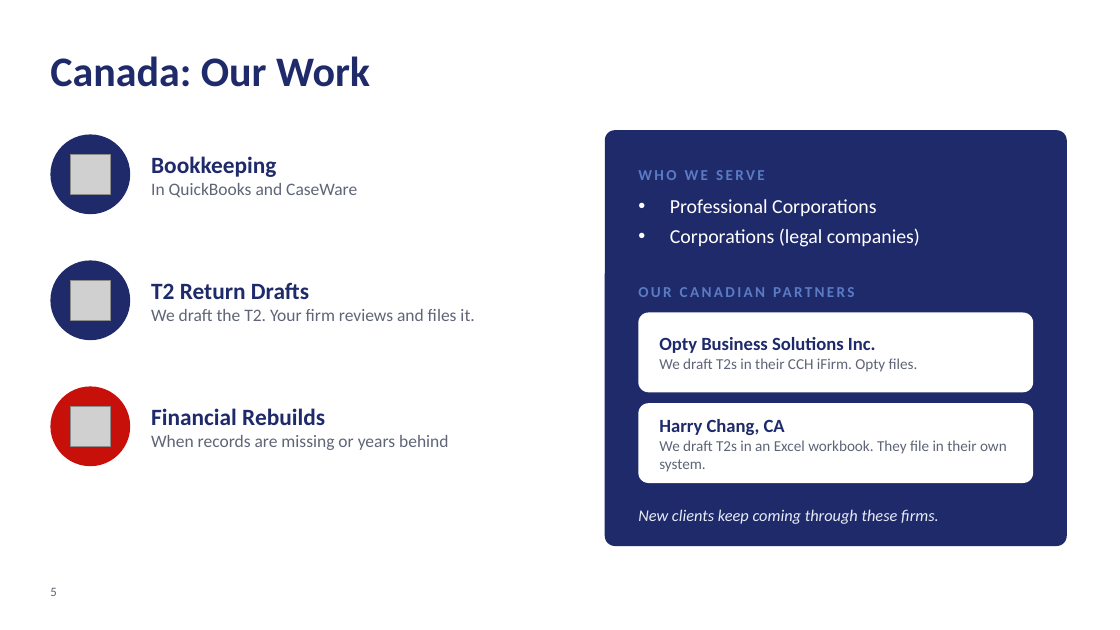
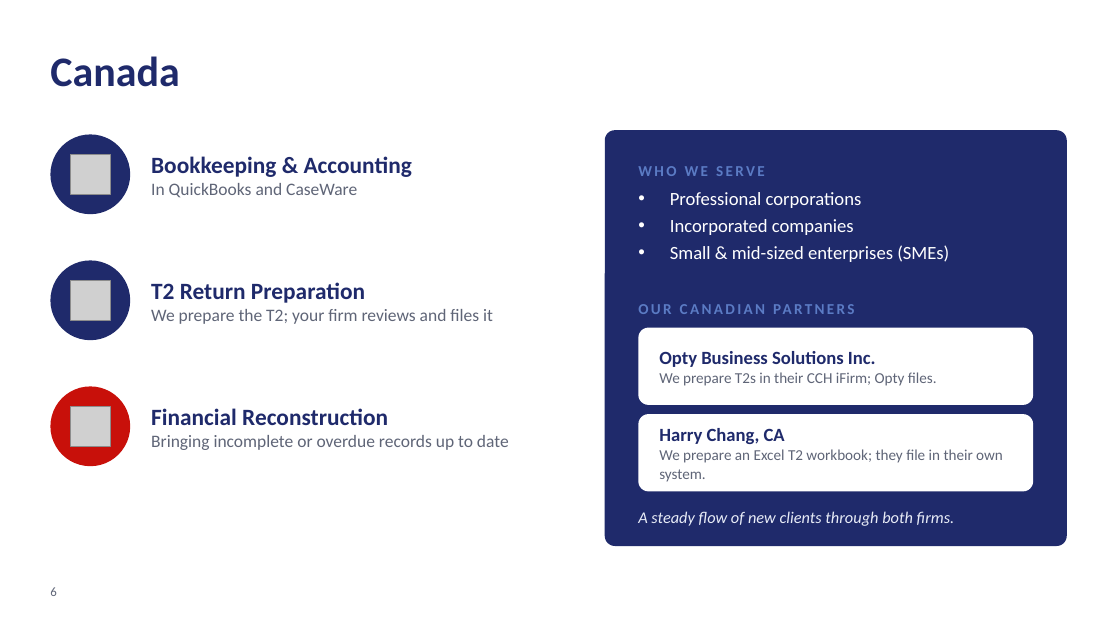
Before and after one commit to alvinjohnrheycamacho-source/Presentation-Deck, a slide deck: slide 6 of Lotus BPO - Conference Deck.pptx (slide 5 before the commit). Drawn at 1120x630 pixels with LibreOffice and Linux fonts; fonts in the diff are those of the drawing; grey boxes stand for pictures; background and template pictures are left out. Boxes give left, top, right and bottom in pixels: in the first picture for what was removed or moved away, otherwise in the second. Text is boxed around its words. In the diff, an @@ line names an element or a change of style, - is before the commit and + after.

```diff
--- a/Lotus BPO - Conference Deck.pptx
+++ b/Lotus BPO - Conference Deck.pptx
@@ title at [50,56,179,87]: text changed @@
-Canada: Our Work
+Canada
@@ text at [151,156,412,177]: text changed @@
-Bookkeeping
+Bookkeeping & Accounting
@@ text "WHO WE SERVE": place and size @@
-text "WHO WE SERVE" at [638,170,765,180]
+text "WHO WE SERVE" at [638,166,765,176]
@@ text at [670,192,949,262]: text changed; size 17 to 16 pt @@
-• Professional Corporations
-• Corporations (legal companies)
+• Professional corporations
+• Incorporated companies
+• Small & mid-sized enterprises (SMEs)
@@ text at [151,282,493,324]: text changed @@
-T2 Return Drafts
-We draft the T2. Your firm reviews and files it.
+T2 Return Preparation
+We prepare the T2; your firm reviews and files it
@@ 2 texts, 1 rounded rectangle: place and size @@
-2 texts, 1 rounded rectangle at [639,277,1042,392]
+2 texts, 1 rounded rectangle at [639,294,1042,405]
@@ rounded rectangle at [639,328,1033,405]: proportions changed @@
@@ text at [659,372,937,386]: text changed @@
-We draft T2s in their CCH iFirm. Opty files.
+We prepare T2s in their CCH iFirm; Opty files.
@@ text at [151,408,509,450]: text changed @@
-Financial Rebuilds
-When records are missing or years behind
+Financial Reconstruction
+Bringing incomplete or overdue records up to date
@@ rounded rectangle: place and size @@
-rounded rectangle at [639,403,1033,483]
+rounded rectangle at [639,414,1033,492]
@@ rounded rectangle at [639,414,1033,492]: proportions changed @@
@@ text "Harry Chang, CA": place and size @@
-text "Harry Chang, CA" at [659,419,1007,472]
+text "Harry Chang, CA" at [659,428,1003,482]
@@ text at [659,449,1003,482]: text changed @@
-We draft T2s in an Excel workbook. They file in their own system.
+We prepare an Excel T2 workbook; they file in their own system.
@@ text at [638,511,955,526]: text changed @@
-New clients keep coming through these firms.
+A steady flow of new clients through both firms.
@@ page number at [50,587,56,596]: text changed @@
-5
+6
```
Also in this commit, not shown: 9 other slides changed, 4 slides added, 3 slides removed, 4 other files.
